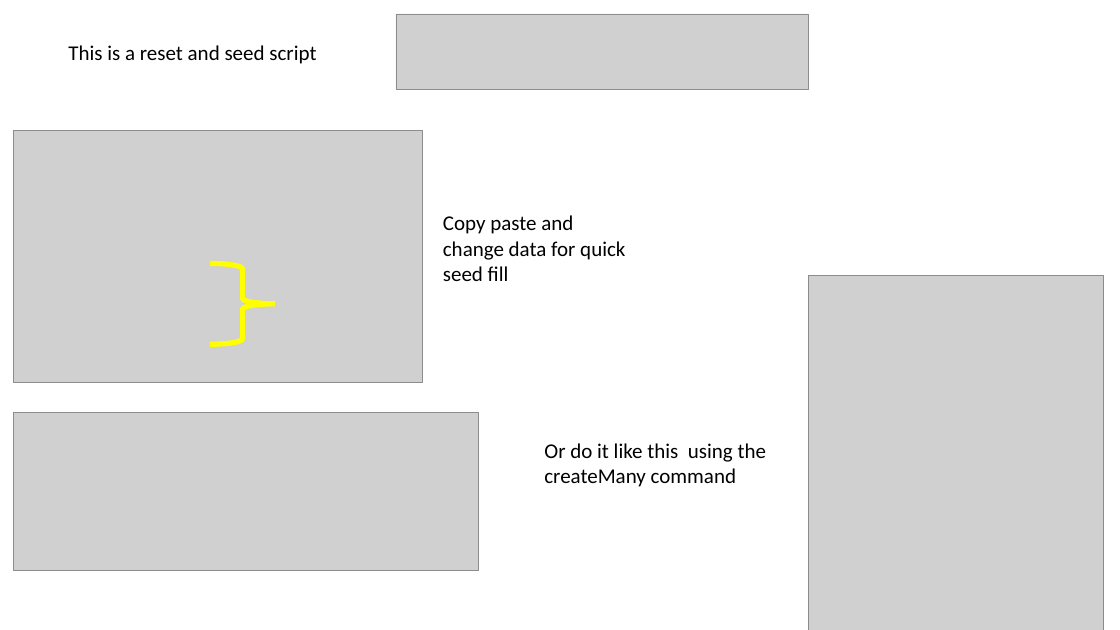
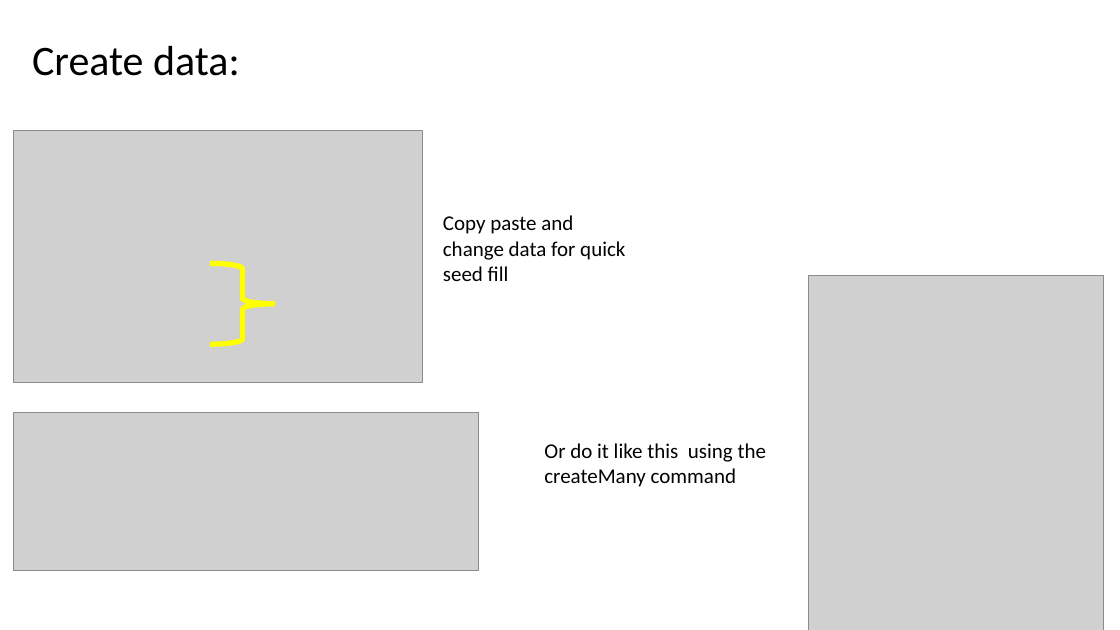
Before and after one commit to engineergrowth/Helpful-Stuff, a slide deck: slide 12 of PRISMA.pptx (slide 10 before the commit). Drawn at 1120x630 pixels with LibreOffice and Linux fonts; fonts in the diff are those of the drawing; grey boxes stand for pictures. Boxes give left, top, right and bottom in pixels: in the first picture for what was removed or moved away, otherwise in the second. Text is boxed around its words. In the diff, an @@ line names an element or a change of style, - is before the commit and + after.

```diff
--- a/PRISMA.pptx
+++ b/PRISMA.pptx
@@ picture removed at bbox=[396, 14, 808, 90] @@
@@ text added at bbox=[32, 46, 240, 76], 36 pt, text #000000 @@
+Create data:
@@ text removed at bbox=[68, 45, 316, 64] @@
-This is a reset and seed script
```
Also in this commit, not shown: 11 other slides changed, 2 slides added.
